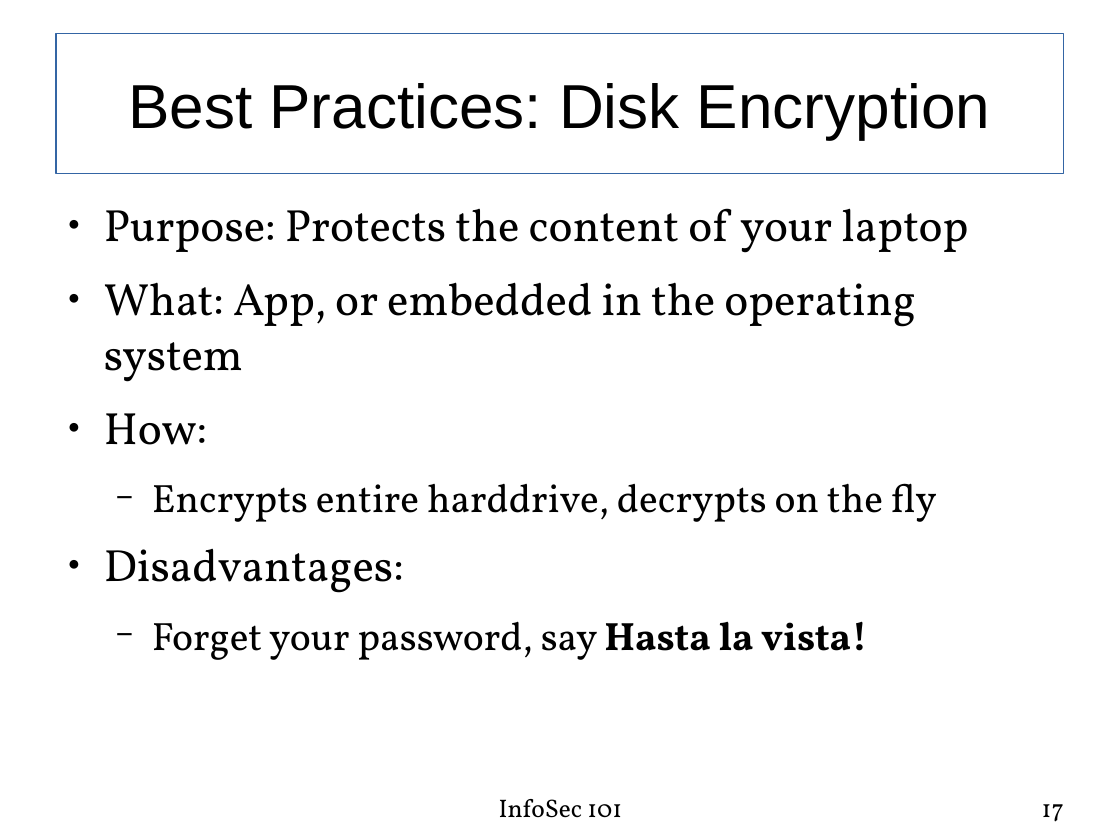
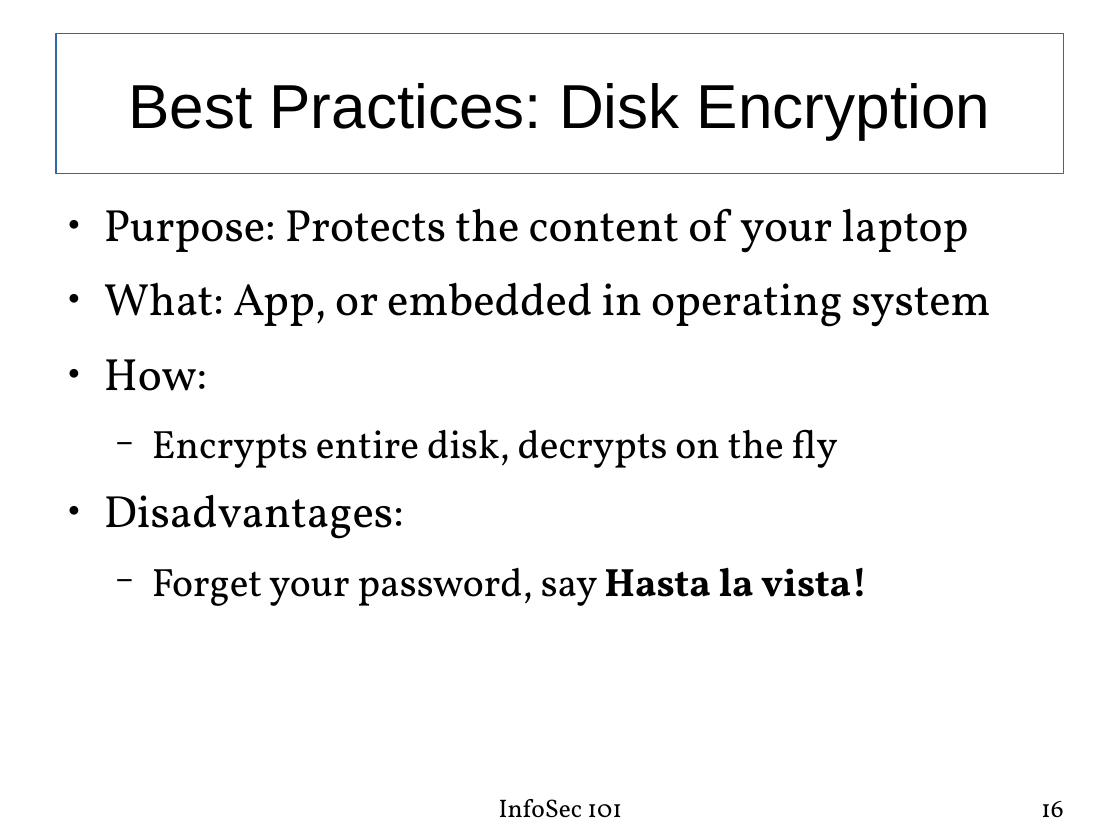
Before and after one commit to fabianlischka/InfoSec101, a slide deck: slide 16 of InfoSec101-Presentation-FCC-2015-02-26.odp (slide 17 before the commit). Drawn at 1120x840 pixels with LibreOffice and Linux fonts; fonts in the diff are those of the drawing. Boxes give left, top, right and bottom in pixels: in the first picture for what was removed or moved away, otherwise in the second. Text is boxed around its words. In the diff, an @@ line names an element or a change of style, - is before the commit and + after.

```diff
--- a/InfoSec101-Presentation-FCC-2015-02-26.odp
+++ b/InfoSec101-Presentation-FCC-2015-02-26.odp
@@ text at bbox=[104, 282, 991, 327]: text changed @@
-● What: App, or embedded in the operating system
+● What: App, or embedded in operating system
@@ text at bbox=[152, 429, 838, 468]: text changed @@
-  − Encrypts entire harddrive, decrypts on the fly
+  − Encrypts entire disk, decrypts on the fly
@@ page number at bbox=[1041, 801, 1064, 818]: text changed @@
-17
+16
```
Also in this commit, not shown: 12 other slides changed, 1 slide removed.
